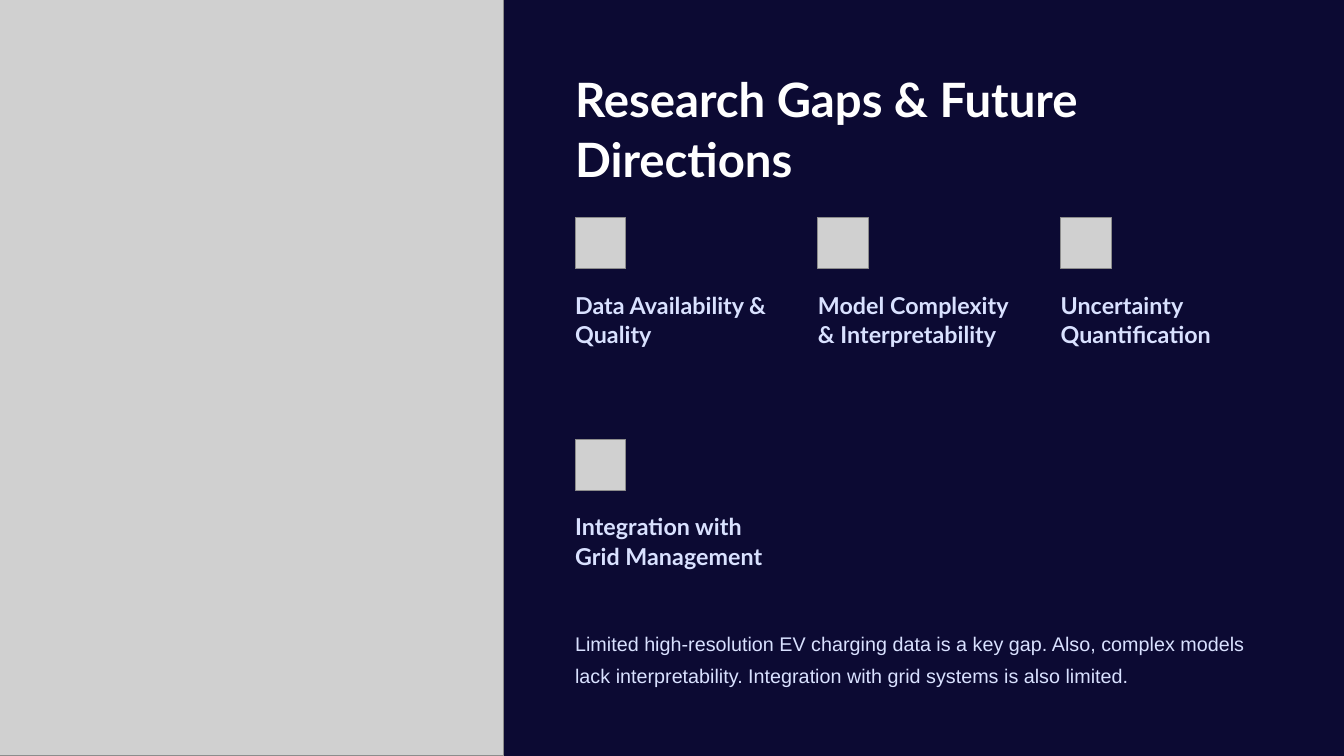
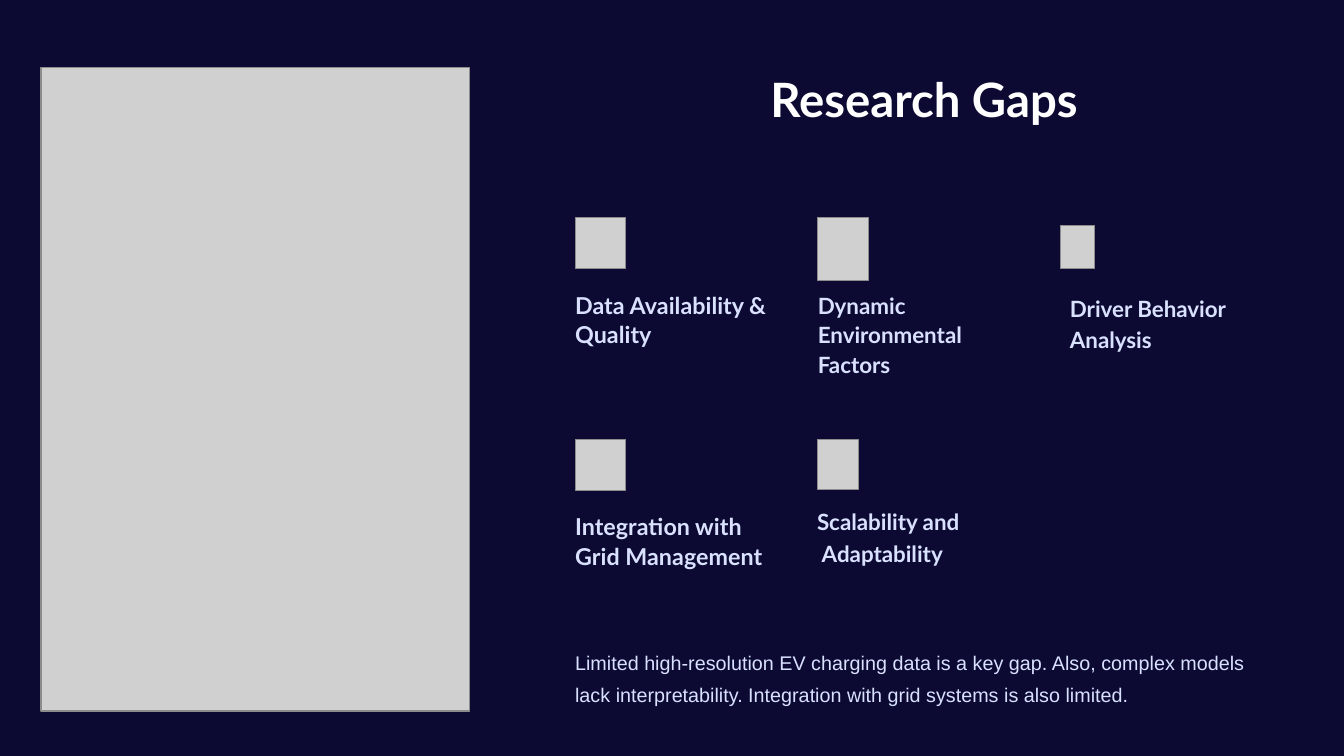
Before and after one commit to parvabarbhaya/EV_project, a slide deck: slide 10 of capstone_project_ppt.pptx (slide 7 before the commit). Drawn at 1344x756 pixels with LibreOffice and Linux fonts; fonts in the diff are those of the drawing; grey boxes stand for pictures; background and template pictures are left out. Boxes give left, top, right and bottom in pixels: in the first picture for what was removed or moved away, otherwise in the second. Text is boxed around its words. In the diff, an @@ line names an element or a change of style, - is before the commit and + after.

```diff
--- a/capstone_project_ppt.pptx
+++ b/capstone_project_ppt.pptx
@@ picture: place and size @@
-picture at [0, 0, 504, 756]
+picture at [41, 68, 470, 711]
@@ text at [770, 82, 1078, 125]: text changed @@
-Research Gaps & Future Directions
+Research Gaps
@@ picture: place and size @@
-picture at [818, 218, 868, 268]
+picture at [818, 218, 868, 280]
@@ picture: place and size @@
-picture at [1061, 218, 1111, 268]
+picture at [1061, 226, 1095, 268]
@@ text at [818, 297, 962, 373]: text changed; size 16.7 to 16 pt @@
-Model Complexity & Interpretability
+Dynamic Environmental Factors
@@ text removed at [1061, 297, 1211, 347] @@
-Uncertainty Quantification
@@ text added at [1070, 300, 1226, 352], 16 pt, text #D9E1FF, bold @@
+Driver Behavior
+Analysis
@@ picture added at [818, 440, 858, 490] @@
@@ text added at [817, 513, 960, 566], 16 pt, text #D9E1FF, bold @@
+Scalability and
+Adaptability
@@ text "Limited high-resolution EV charging data ...": place and size @@
-text "Limited high-resolution EV charging data ..." at [575, 636, 1244, 687]
+text "Limited high-resolution EV charging data ..." at [575, 655, 1244, 706]
```
Also in this commit, not shown: 1 other slide changed, 7 slides added, 27 slides removed.
